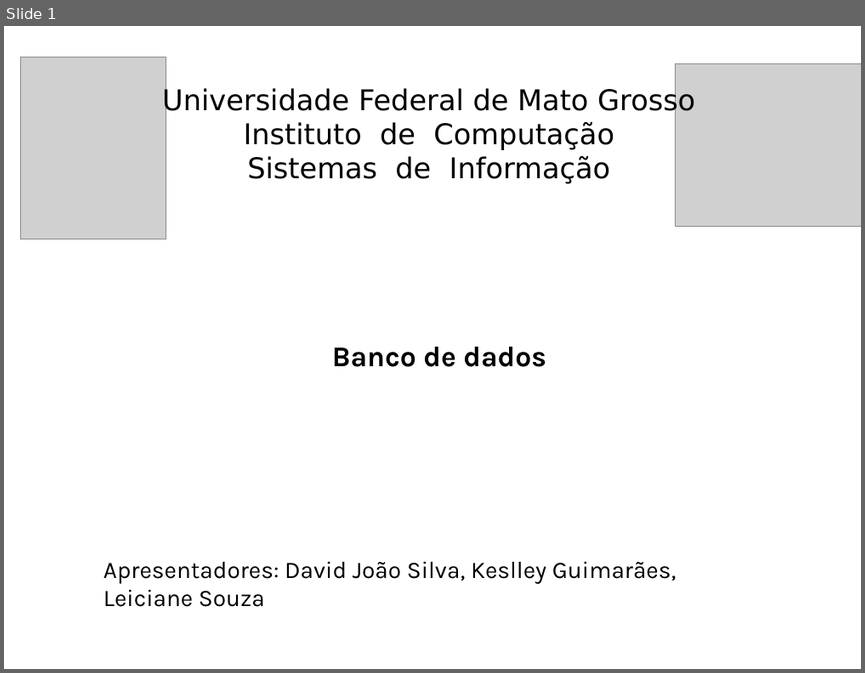
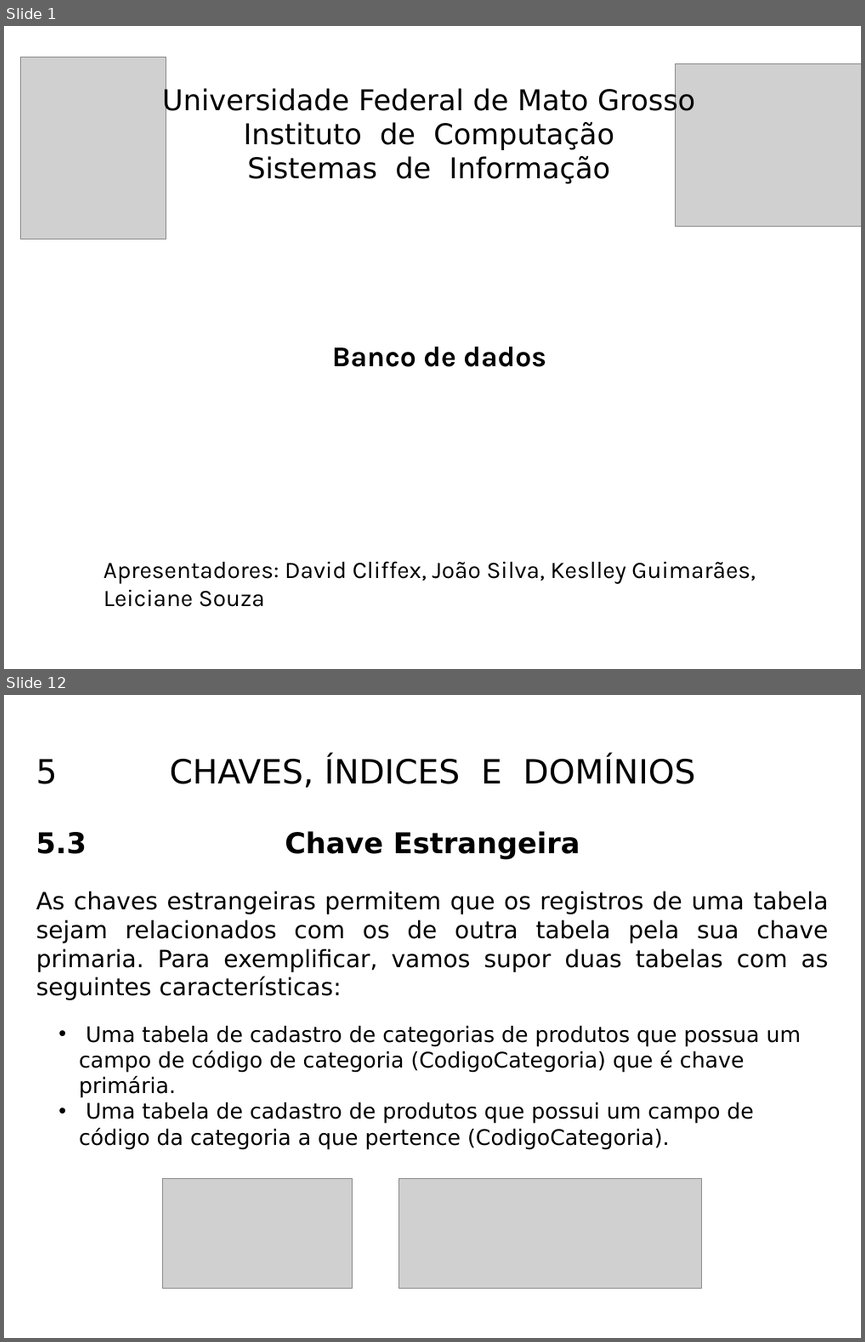
Before and after one commit to KeslleyWillian/Faculdade, a slide deck: 1-semestre/Fundamentos-da-computacao/Banco_de_dados.pptx. Shown one above the other, each under a label of ours: slide 1 before the commit, slides 1 and 12 after it; the slides between them are not shown. The pictures are 865x673 and 865x1342 pixels, drawn with LibreOffice and Linux fonts; fonts in the diff are those of the drawing; grey boxes stand for pictures. Boxes give left, top, right and bottom in pixels: in the first picture for what was removed or moved away, otherwise in the second. Text is boxed around its words. In the diff, an @@ line names an element or a change of style, - is before the commit and + after.

```diff
--- a/1-semestre/Fundamentos-da-computacao/Banco_de_dados.pptx
+++ b/1-semestre/Fundamentos-da-computacao/Banco_de_dados.pptx
@@ slide 12 added at (4, 695, 861, 1338), background #FFFFFF @@
@@ text added at (36, 759, 58, 784), 28 pt, text #000000 @@
+5
@@ text added at (170, 756, 696, 788), 28 pt, text #000000 @@
+CHAVES, ÍNDICES E DOMÍNIOS
@@ text added at (36, 832, 86, 854), 24 pt, text #000000, bold @@
+5.3
@@ text added at (284, 831, 580, 859), 24 pt, text #000000, bold @@
+Chave Estrangeira
@@ text added at (36, 891, 828, 1000), 20 pt, text #000000 @@
+As chaves estrangeiras permitem que os registros de uma tabela sejam relacionados com os de outra tabela pela sua chave primaria. Para exemplificar, vamos supor duas tabelas com as seguintes características:
@@ text added at (79, 1026, 801, 1150), 18 pt, text #000000 @@
+  • Uma tabela de cadastro de categorias de produtos que possua um campo de código de categoria (CodigoCategoria) que é chave primária.
+  • Uma tabela de cadastro de produtos que possui um campo de código da categoria a que pertence (CodigoCategoria).
@@ picture added at (162, 1179, 352, 1288) @@
@@ picture added at (399, 1179, 702, 1288) @@
@@ slide 1 changed as well @@
@@ text at (103, 561, 755, 607): text changed @@
-Apresentadores: David João Silva, Keslley Guimarães, Leiciane Souza
+Apresentadores: David Cliffex, João Silva, Keslley Guimarães, Leiciane Souza
```
Also in this commit, not shown: 4 other slides changed, 14 other slides added, 6 slides removed, 20 other files.
